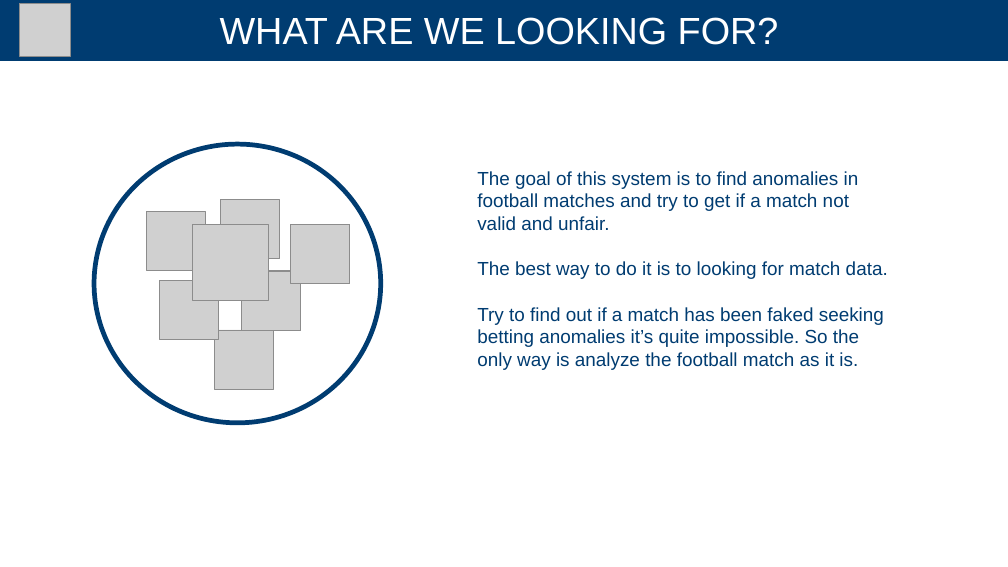
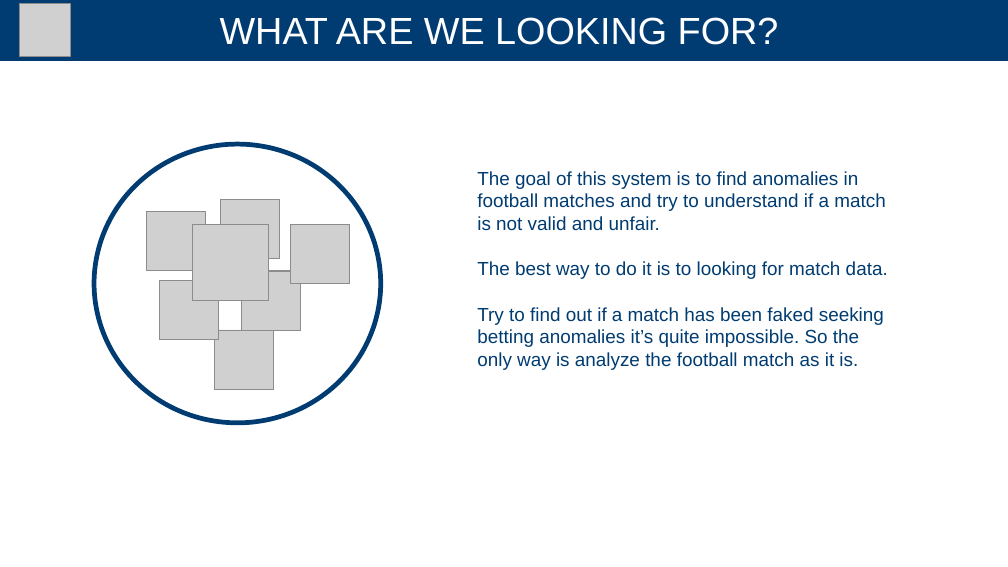
Before and after one commit to andreaTufo/FootballBettingDetectionSystem, a slide deck: slide 3 of presentation/presentation.pptx. Drawn at 1008x567 pixels with LibreOffice and Linux fonts; fonts in the diff are those of the drawing; grey boxes stand for pictures. Boxes give left, top, right and bottom in pixels: in the first picture for what was removed or moved away, otherwise in the second. Text is boxed around its words. In the diff, an @@ line names an element or a change of style, - is before the commit and + after.

```diff
--- a/presentation/presentation.pptx
+++ b/presentation/presentation.pptx
@@ text at <box>477,171,885,231</box>: text changed @@
-The goal of this system is to find anomalies in football matches and try to get if a match not valid and unfair.
+The goal of this system is to find anomalies in football matches and try to understand if a match is not valid and unfair.
```
Also in this commit, not shown: 6 other slides changed, 2 slides added.
